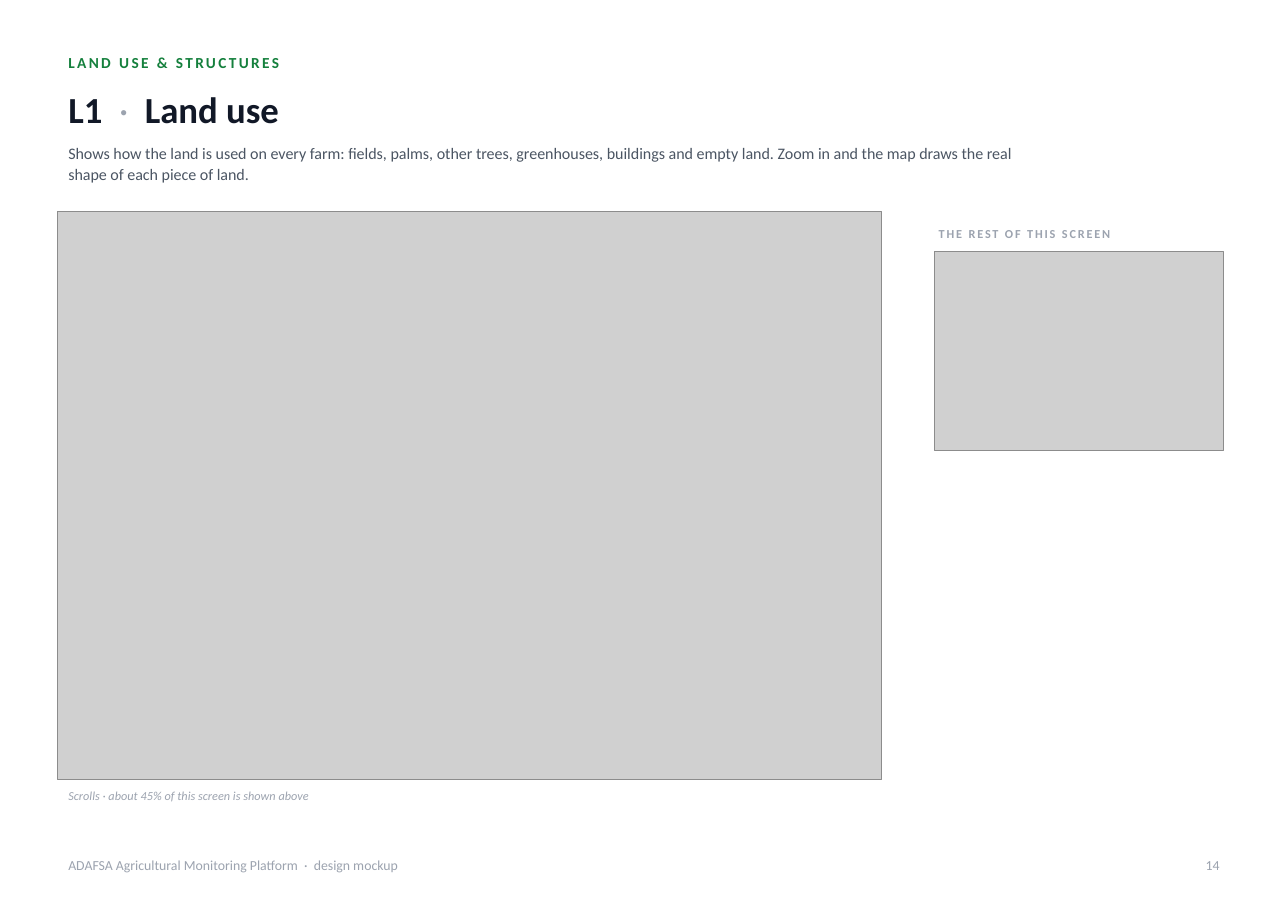
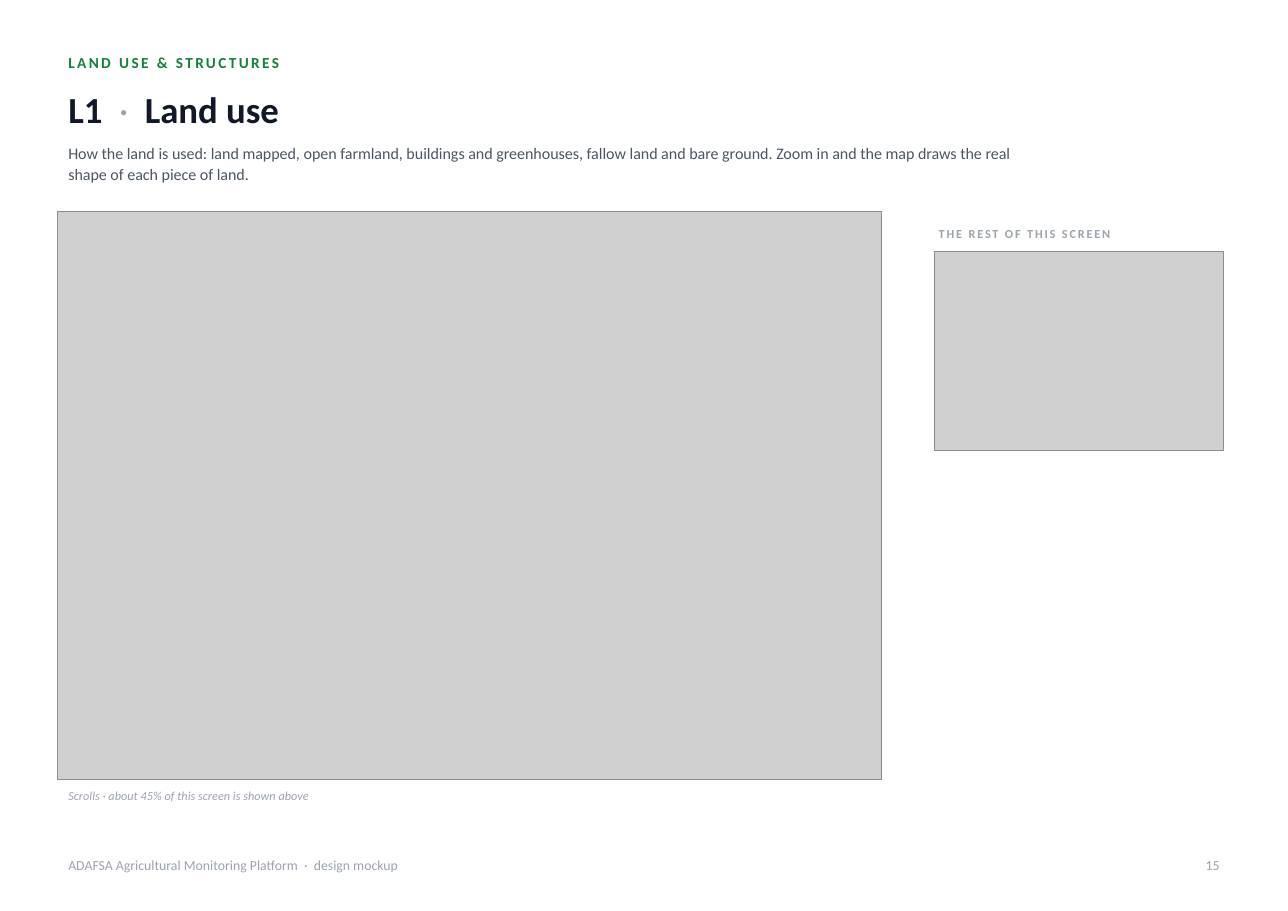
Before and after one commit to romainbigare/adafsa-mockup, a slide deck: slide 15 of docs/ADAFSA_Platform_Screens.pptx (slide 14 before the commit). Drawn at 1288x911 pixels with LibreOffice and Linux fonts; fonts in the diff are those of the drawing; grey boxes stand for pictures. Boxes give left, top, right and bottom in pixels: in the first picture for what was removed or moved away, otherwise in the second. Text is boxed around its words. In the diff, an @@ line names an element or a change of style, - is before the commit and + after.

```diff
--- a/docs/ADAFSA_Platform_Screens.pptx
+++ b/docs/ADAFSA_Platform_Screens.pptx
@@ text at <box>68,148,1011,183</box>: text changed @@
-Shows how the land is used on every farm: fields, palms, other trees, greenhouses, buildings and empty land. Zoom in and the map draws the real shape of each piece of land.
+How the land is used: land mapped, open farmland, buildings and greenhouses, fallow land and bare ground. Zoom in and the map draws the real shape of each piece of land.
@@ text at <box>1206,861,1220,870</box>: text changed @@
-14
+15
```
Also in this commit, not shown: 30 other slides changed, 1 slide added, 2 other files.
